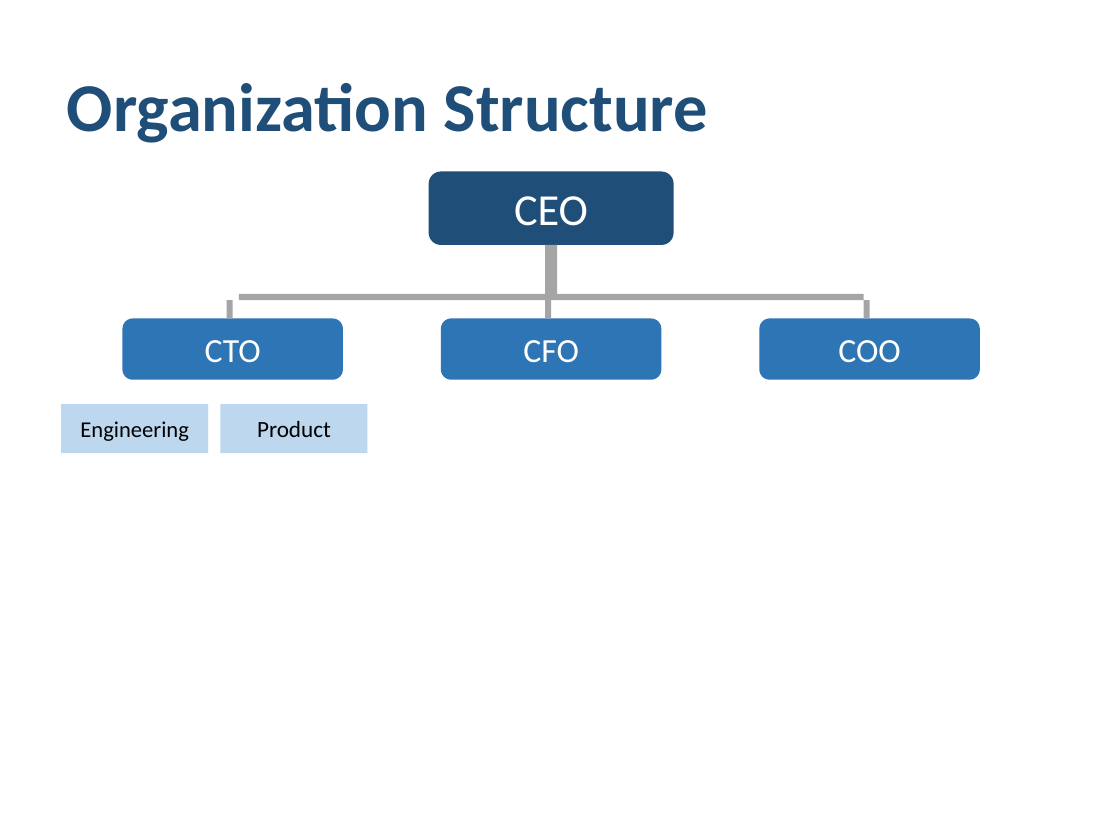
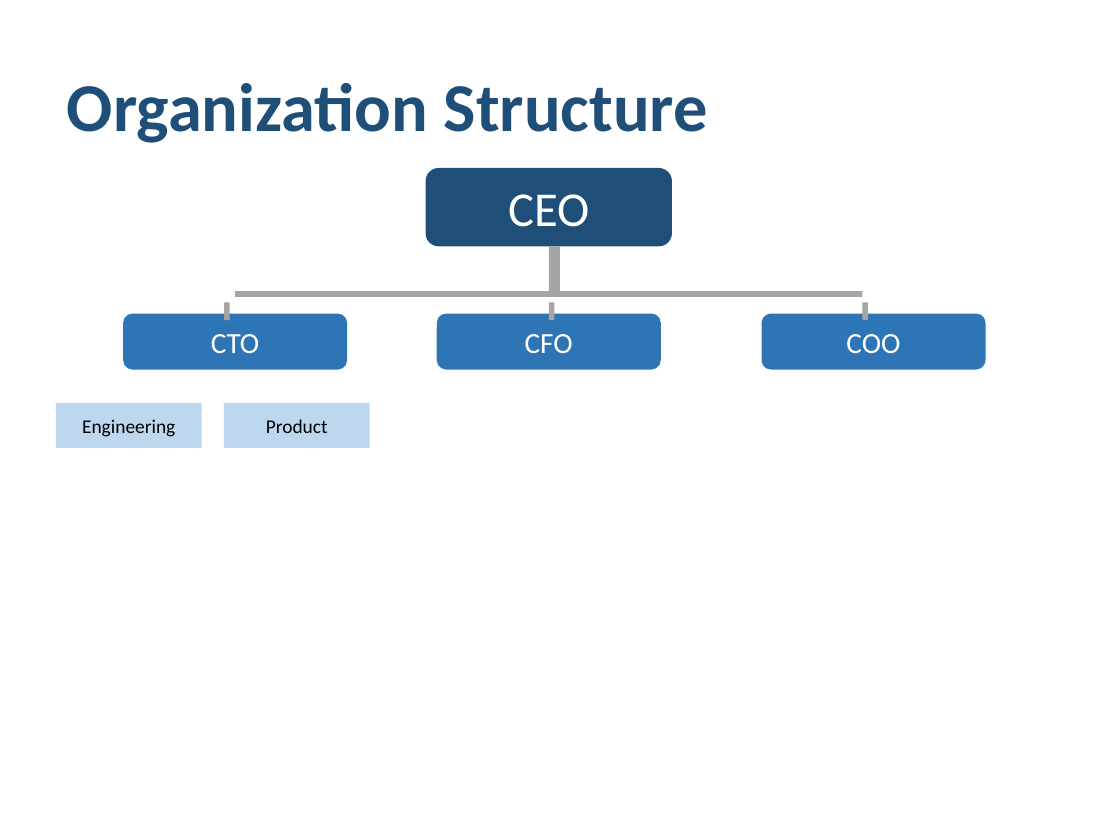
Before and after one commit to yingkitw/ppt-rs, a slide deck: slide 24 of comprehensive_demo.pptx. Drawn at 1120x840 pixels with LibreOffice and Linux fonts; fonts in the diff are those of the drawing. Boxes give left, top, right and bottom in pixels: in the first picture for what was removed or moved away, otherwise in the second. Text is boxed around its words. In the diff, an @@ line names an element or a change of style, - is before the commit and + after.

```diff
--- a/comprehensive_demo.pptx
+++ b/comprehensive_demo.pptx
@@ rounded rectangle "CEO" at (426,168,672,246): size 28.6 to 31.3 pt @@
@@ rectangle: place and size @@
-rectangle at (545,245,558,295)
+rectangle at (549,246,560,291)
@@ rectangle: place and size @@
-rectangle at (239,293,864,299)
+rectangle at (235,291,862,297)
@@ rounded rectangle "CTO": place and size @@
-rounded rectangle "CTO" at (122,318,343,380)
+rounded rectangle "CTO" at (123,314,347,370)
@@ rounded rectangle "CFO": place and size @@
-rounded rectangle "CFO" at (441,318,662,380)
+rounded rectangle "CFO" at (437,314,661,370)
@@ rectangle: place and size @@
-rectangle at (545,300,551,318)
+rectangle at (549,302,554,320)
@@ size 21.7 to 18.8 pt in 3 elements at (123,314,347,370), (437,314,661,370), (762,314,986,370) @@
@@ rounded rectangle "COO": place and size @@
-rounded rectangle "COO" at (759,318,980,380)
+rounded rectangle "COO" at (762,314,986,370)
@@ rectangle "Engineering": place and size @@
-rectangle "Engineering" at (62,404,208,454)
+rectangle "Engineering" at (56,403,202,448)
@@ rectangle "Engineering" at (56,403,202,448): size 14.6 to 12.5 pt @@
@@ rectangle "Product": place and size @@
-rectangle "Product" at (221,404,367,454)
+rectangle "Product" at (224,403,370,448)
@@ rectangle "Product" at (224,403,370,448): size 14.9 to 12.5 pt @@
```
Also in this commit, not shown: 21 other slides changed, 6 other files.
